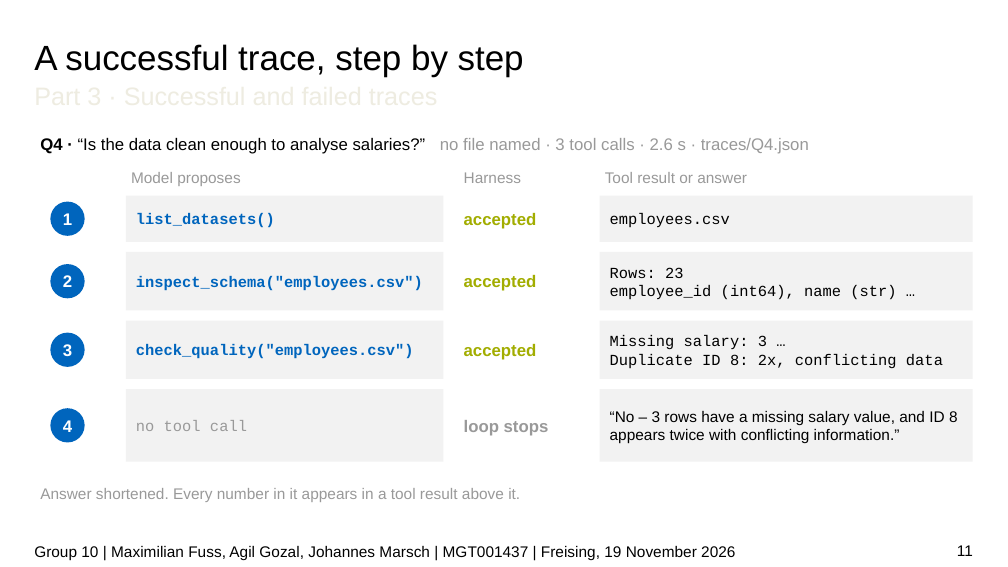
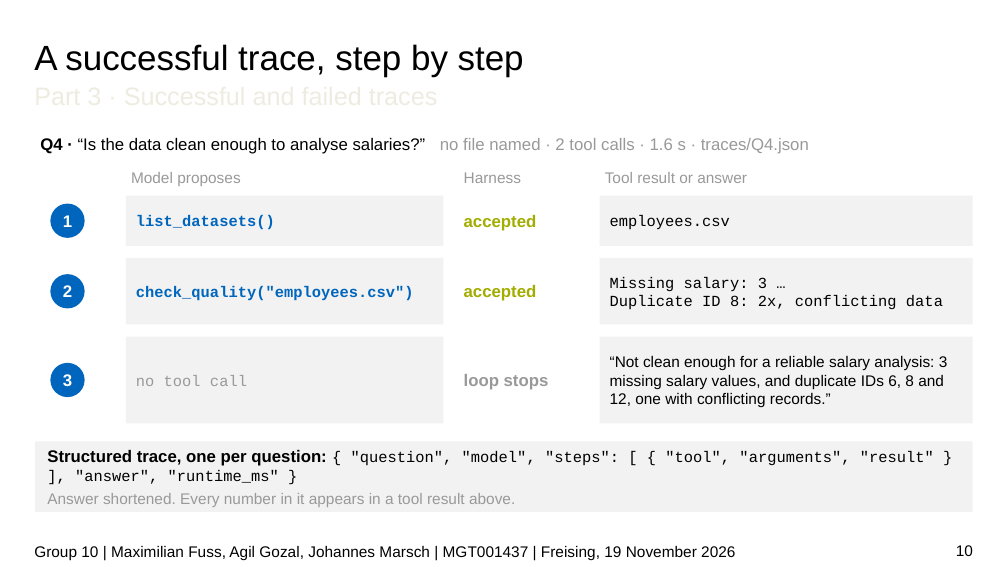
Before and after one commit to JPMarsch/Python_Group_10, a slide deck: slide 10 of presentation/G10_presentation_draft.pptx (slide 11 before the commit). Drawn at 1008x567 pixels with LibreOffice and Linux fonts; fonts in the diff are those of the drawing; background and template pictures are left out. Boxes give left, top, right and bottom in pixels: in the first picture for what was removed or moved away, otherwise in the second. Text is boxed around its words. In the diff, an @@ line names an element or a change of style, - is before the commit and + after.

```diff
--- a/presentation/G10_presentation_draft.pptx
+++ b/presentation/G10_presentation_draft.pptx
@@ text at [40, 138, 809, 154]: text changed @@
-Q4 · “Is the data clean enough to analyse salaries?” no file named · 3 tool calls · 2.6 s · traces/Q4.json
+Q4 · “Is the data clean enough to analyse salaries?” no file named · 2 tool calls · 1.6 s · traces/Q4.json
@@ rectangle "list_datasets()": place and size @@
-rectangle "list_datasets()" at [126, 196, 444, 242]
+rectangle "list_datasets()" at [126, 196, 444, 246]
@@ rectangle "employees.csv": place and size @@
-rectangle "employees.csv" at [600, 196, 973, 242]
+rectangle "employees.csv" at [600, 196, 973, 246]
@@ rectangle "check_quality("employees.csv")": place and size @@
-rectangle "check_quality("employees.csv")" at [126, 252, 444, 310]
+rectangle "check_quality("employees.csv")" at [126, 258, 444, 325]
@@ text "accepted": place and size @@
-text "accepted" at [464, 275, 537, 291]
+text "accepted" at [464, 285, 537, 301]
@@ rectangle "Missing salary: 3 …": place and size @@
-rectangle "Missing salary: 3 …" at [600, 321, 973, 379]
+rectangle "Missing salary: 3 …" at [600, 258, 973, 325]
@@ rectangle removed at [600, 252, 973, 310] @@
-Rows: 23
-employee_id (int64), name (str) …
@@ ellipse "2": place and size @@
-ellipse "2" at [50, 264, 85, 298]
+ellipse "2" at [50, 274, 85, 308]
@@ text in rectangle at [136, 286, 414, 301]: text changed @@
-inspect_schema("employees.csv")
+check_quality("employees.csv")
@@ rectangle removed at [126, 321, 444, 379] @@
-check_quality("employees.csv")
@@ rectangle "no tool call": place and size @@
-rectangle "no tool call" at [126, 389, 444, 462]
+rectangle "no tool call" at [126, 337, 444, 423]
@@ text "loop stops": place and size @@
-text "loop stops" at [464, 420, 549, 436]
+text "loop stops" at [464, 374, 549, 390]
@@ text removed at [464, 344, 537, 360] @@
-accepted
@@ rectangle "“Not clean enough for a ...": place and size @@
-rectangle "“Not clean enough for a ..." at [600, 389, 973, 462]
+rectangle "“Not clean enough for a ..." at [600, 337, 973, 423]
@@ text in rectangle at [610, 356, 948, 407]: text changed @@
-“No – 3 rows have a missing salary value, and ID 8 appears twice with conflicting information.”
+“Not clean enough for a reliable salary analysis: 3 missing salary values, and duplicate IDs 6, 8 and 12, one with conflicting records.”
@@ ellipse "3": place and size @@
-ellipse "3" at [50, 333, 85, 367]
+ellipse "3" at [50, 363, 85, 397]
@@ ellipse removed at [50, 408, 85, 443] @@
-4
@@ rectangle "Structured trace, one per question: ...": place and size @@
-rectangle "Structured trace, one per question: ..." at [40, 488, 520, 502]
+rectangle "Structured trace, one per question: ..." at [35, 442, 973, 512]
@@ rectangle "Structured trace, one per question: ..." at [35, 442, 973, 512]: vertical alignment top to middle; fill none to #F2F2F2 @@
@@ text in rectangle at [47, 450, 934, 507]: text changed; text colour #999999 to #000000 @@
-Answer shortened. Every number in it appears in a tool result above it.
+Structured trace, one per question: { "question", "model", "steps": [ { "tool", "arguments", "result" } ], "answer", "runtime_ms" }
+Answer shortened. Every number in it appears in a tool result above.
@@ page number at [956, 545, 973, 556]: text changed @@
-11
+10
```
Also in this commit, not shown: 10 other slides changed, 1 slide removed.
